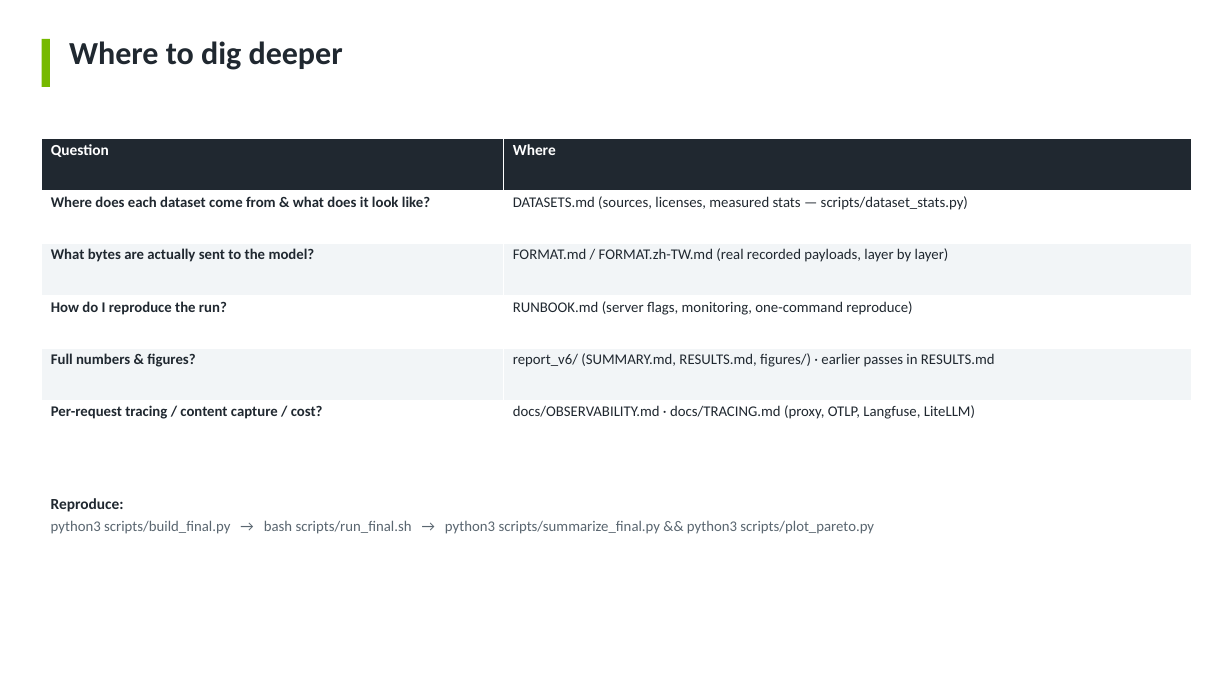
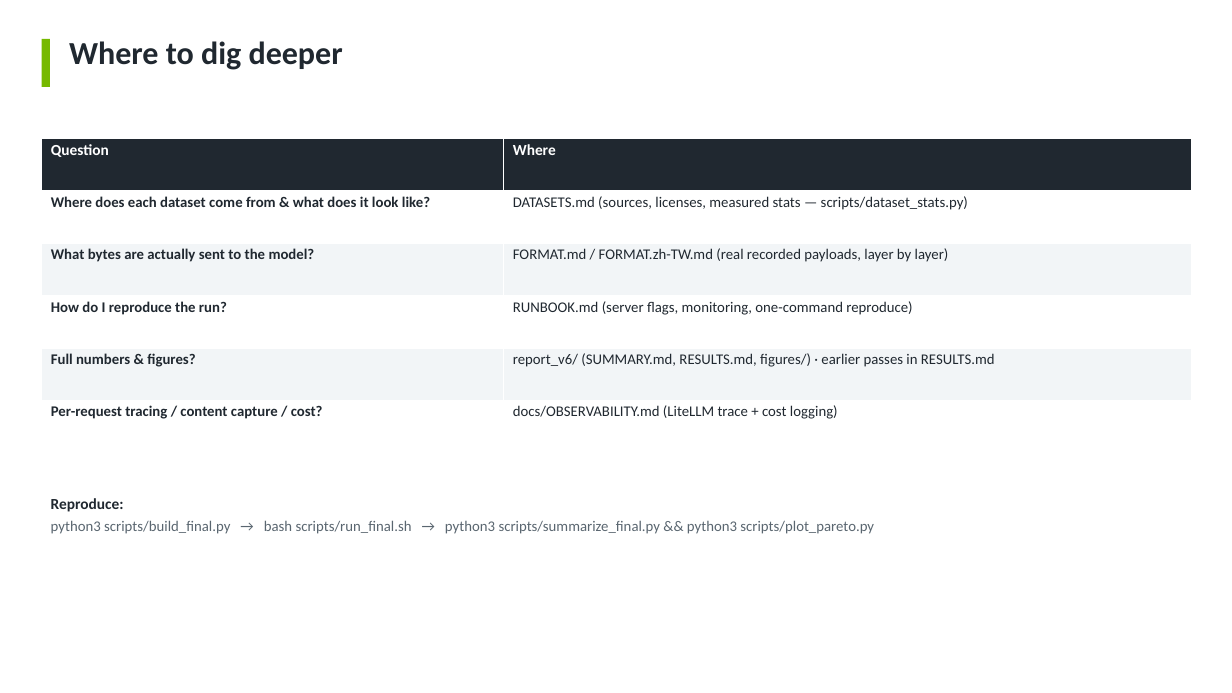
Before and after one commit to anud18/qwen36-vllm-aiperf-benchmark, a slide deck: slide 8 of slides/benchmark_overview.pptx. Drawn at 1232x693 pixels with LibreOffice and Linux fonts; fonts in the diff are those of the drawing. Boxes give left, top, right and bottom in pixels: in the first picture for what was removed or moved away, otherwise in the second. Text is boxed around its words. In the diff, an @@ line names an element or a change of style, - is before the commit and + after.

```diff
--- a/slides/benchmark_overview.pptx
+++ b/slides/benchmark_overview.pptx
@@ table at [42,139,1192,453] @@
-row 6, column 2: docs/OBSERVABILITY.md · docs/TRACING.md (proxy, OTLP, Langfuse, LiteLLM)
+row 6, column 2: docs/OBSERVABILITY.md (LiteLLM trace + cost logging)
```
Also in this commit, not shown: 1 other slide changed, 27 other files.
